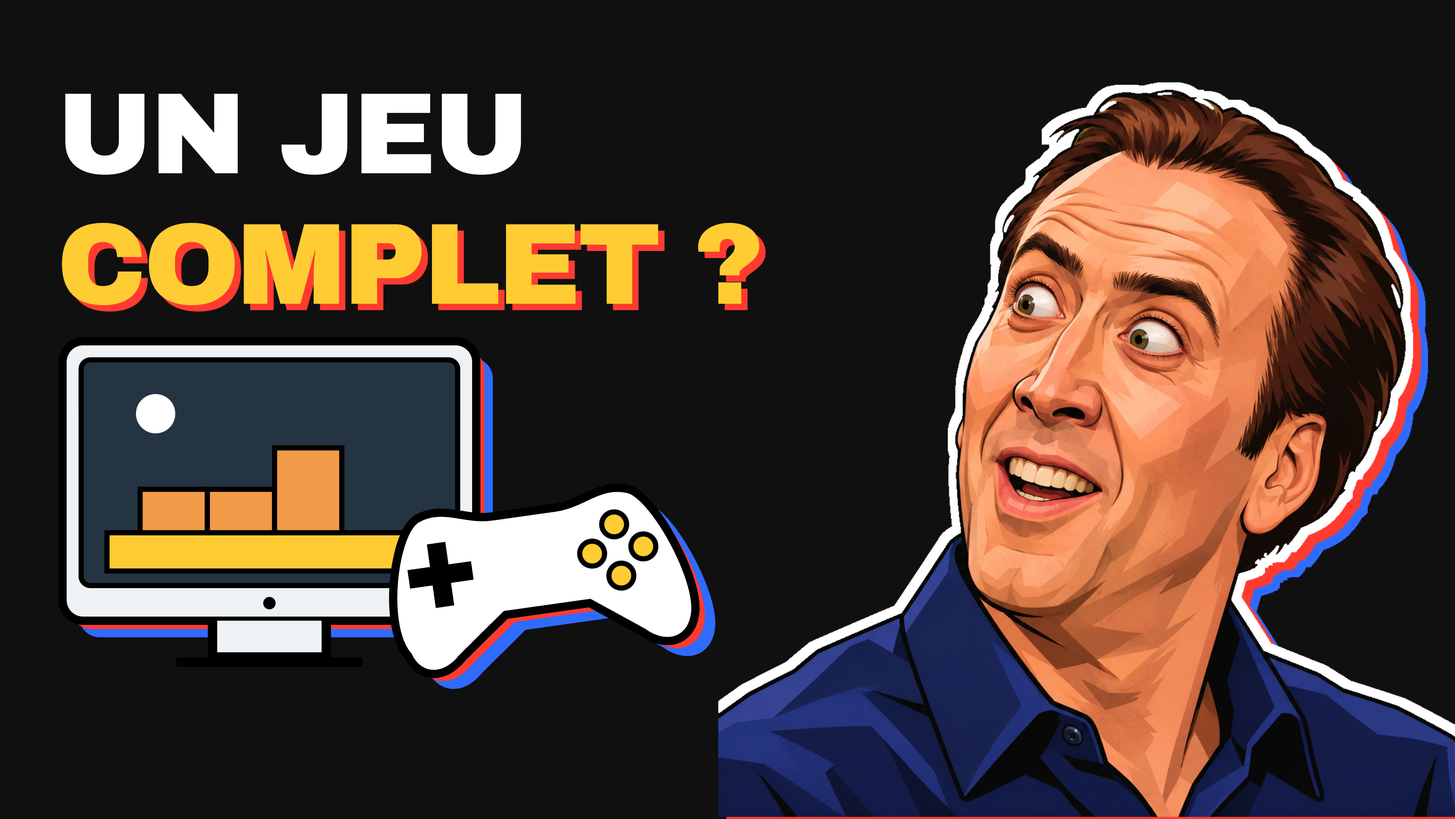
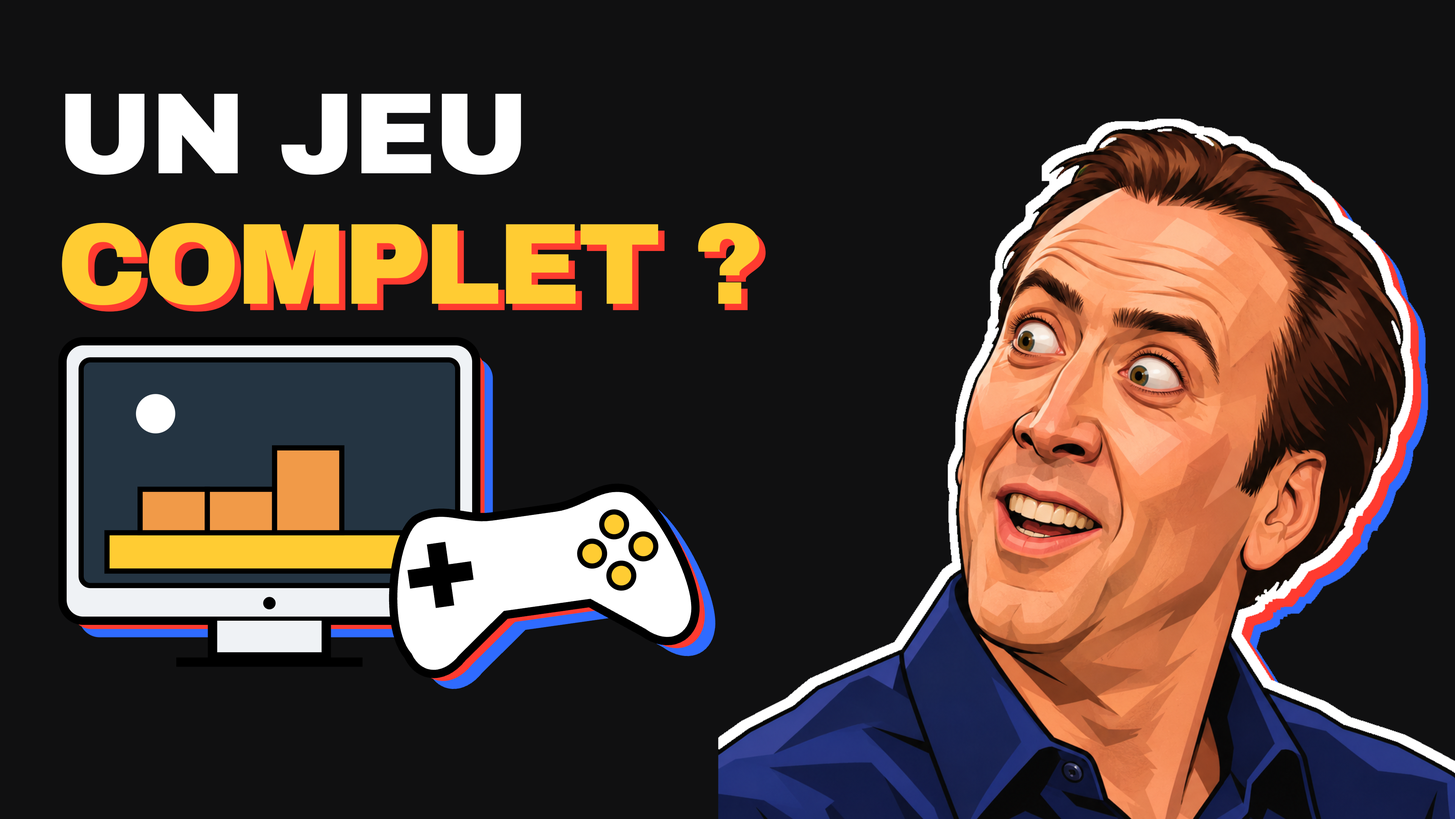
Two versions of the same layered image (1455px x 819px). Layer-by-layer changes:
painted on "décor" over [718, 81, 1455, 819]
